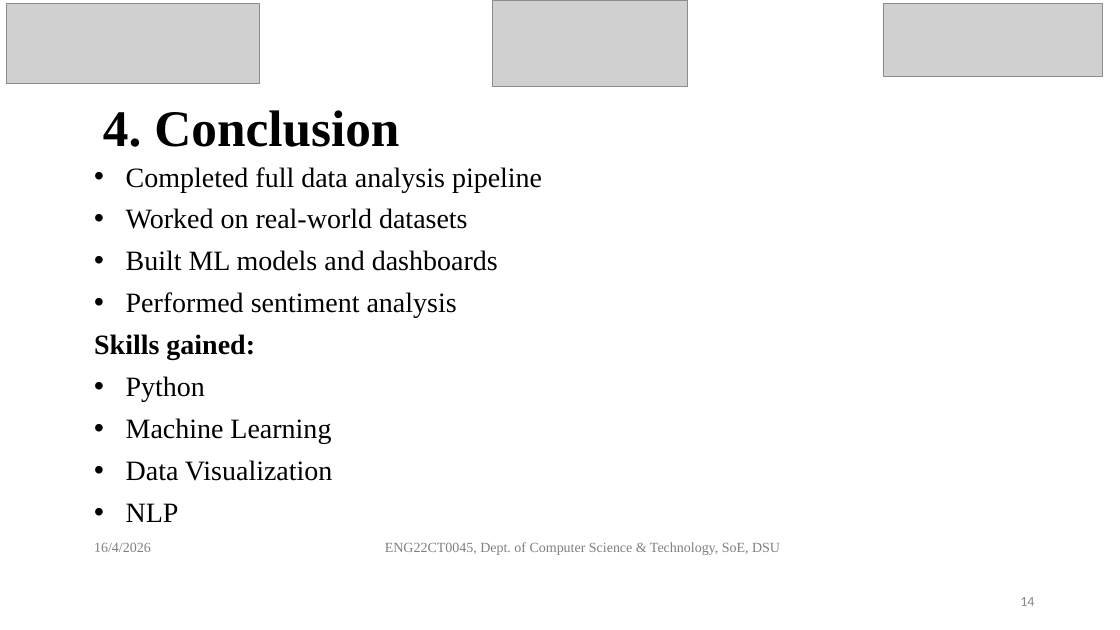
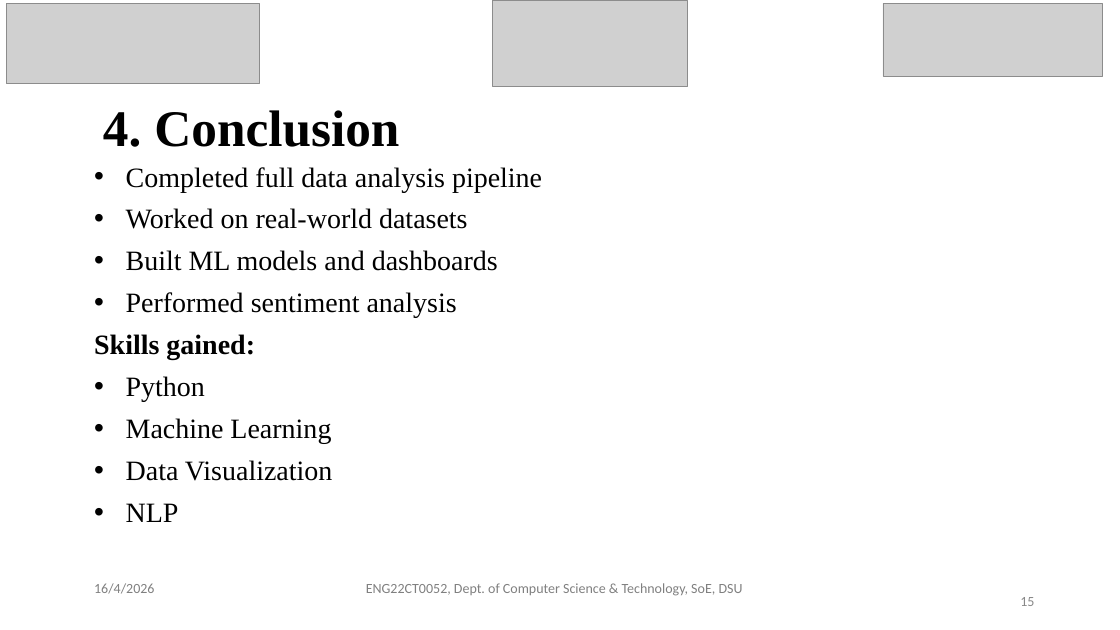
Before and after one commit to Yamunavenkatesh/CodTech-Data-Analytics-Internship, a slide deck: slide 15 of Internship PPT.pptx (slide 14 before the commit). Drawn at 1120x630 pixels with LibreOffice and Linux fonts; fonts in the diff are those of the drawing; grey boxes stand for pictures. Boxes give left, top, right and bottom in pixels: in the first picture for what was removed or moved away, otherwise in the second. Text is boxed around its words. In the diff, an @@ line names an element or a change of style, - is before the commit and + after.

```diff
--- a/Internship PPT.pptx
+++ b/Internship PPT.pptx
@@ text at (94,583,743,596): text changed; font Times New Roman to Calibri @@
-16/4/2026 ENG22CT0045, Dept. of Computer Science & Technology, SoE, DSU
+16/4/2026 ENG22CT0052, Dept. of Computer Science & Technology, SoE, DSU
@@ page number at (1020,597,1034,606): text changed @@
-14
+15
```
Also in this commit, not shown: 10 other slides changed, 5 slides added, 4 slides removed, 3 other files.
